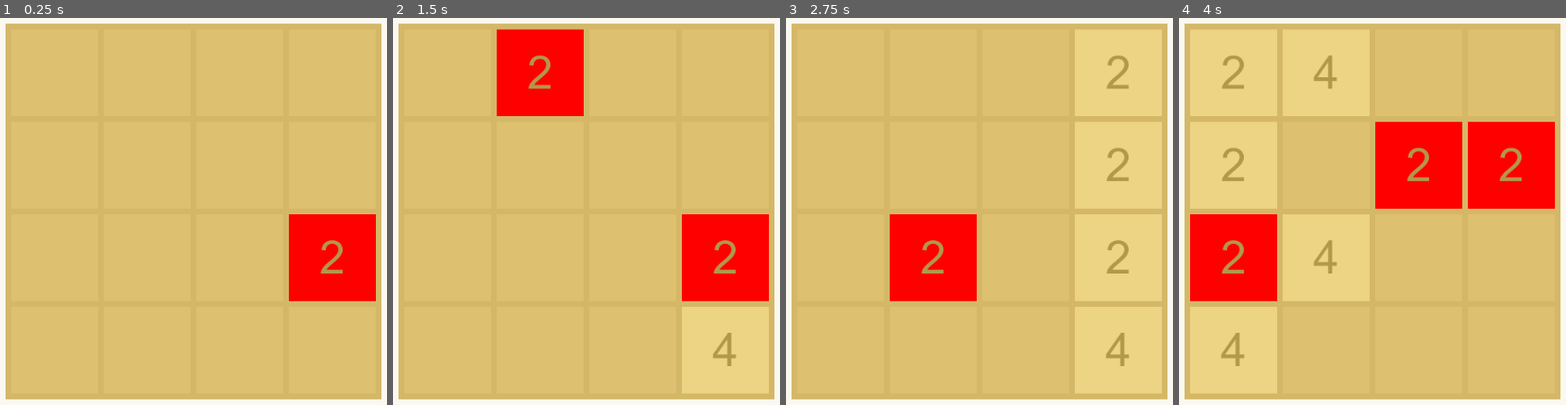
Above: before the commit, frames 1-4 (left to right).
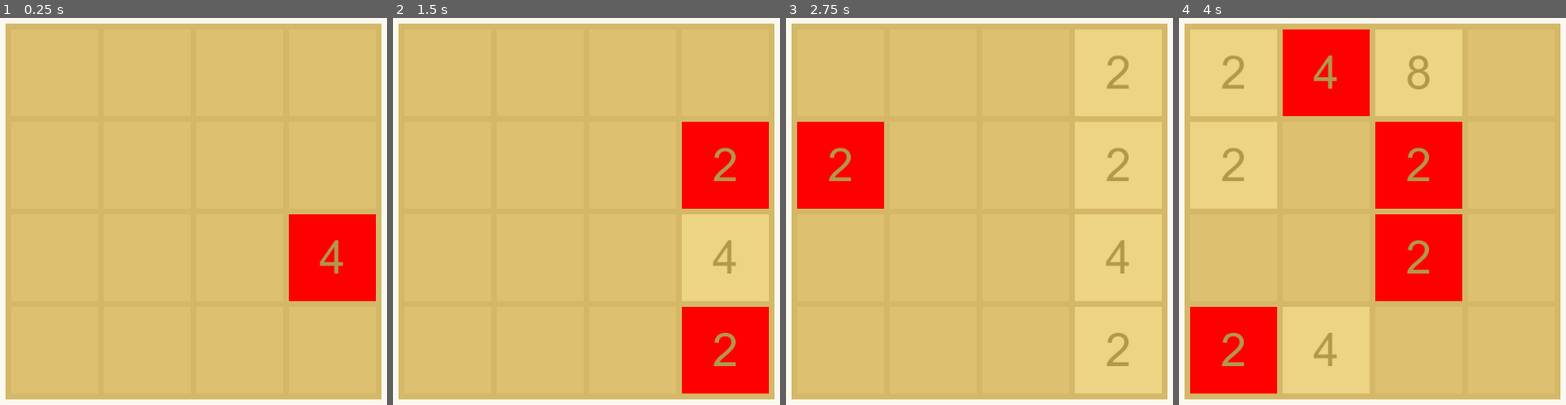
Above: after the commit, the same moments.

Repository: Igor20099/2048
Game: Godot game, scene res://scenes/main.tscn
The game is run twice, just before and just after one commit, with the same random seed, the same clock (stepped at 60 frames per second) and the same inputs.
Inputs:
- Up to frame 1 (0.25 s): no input
- Up to frame 2 (1.5 s): tap Enter (ui_accept) at 0.5, 0.77 s; hold Right (ui_right) 0.53-1.28 s; hold Down (ui_down) from 1.28 s (still down)
- Up to frame 3 (2.75 s): tap Enter (ui_accept) at 1.52 s; release Down (ui_down) at 2.03 s; hold Right (ui_right) from 2.03 s (still down)
- Up to frame 4 (4 s): release Right (ui_right) at 2.78 s; hold Up (ui_up) 2.78-3.53 s; tap Enter (ui_accept) at 3.02, 3.5, 3.77 s; hold Left (ui_left) from 3.53 s (still down)

The runs differ from the first frame. In frame 1, 0.3% of the frame differs, in the area x 82-89%, y 57-67%; in frame 2, 20%; in frame 3, 11%; in frame 4, 26%, in the area x 2-98%, y 2-98%.

Commit message:
add random generate number 2 or 4

Diff:
--- a/game_objects/NumberCell.tscn
+++ b/game_objects/NumberCell.tscn
@@ -7,6 +7,21 @@
 size = 64
 use_filter = true
 font_data = SubResource( 1 )
+
+[sub_resource type="GDScript" id=3]
+script/source = "extends Label
+
+
+func _ready():
+	randomize()
+
+	var randomNumber = randf()
+
+	if randomNumber < 0.9:
+		text = str(2)
+	else:
+		text = str(4)
+"
 
 [node name="NumberCell" type="Control"]
 anchor_right = 1.0
@@ -29,3 +44,4 @@
 text = "2"
 align = 1
 valign = 1
+script = SubResource( 3 )
--- a/scripts/main.gd
+++ b/scripts/main.gd
@@ -1,6 +1,7 @@
 extends Control
 
 const MAX_CELLS = 16
+const WIN_NUMBER = 2048
 var cells
 var rows
 var cols
Not shown: 1 places in game_objects/NumberCell.tscn that only renumber resources
